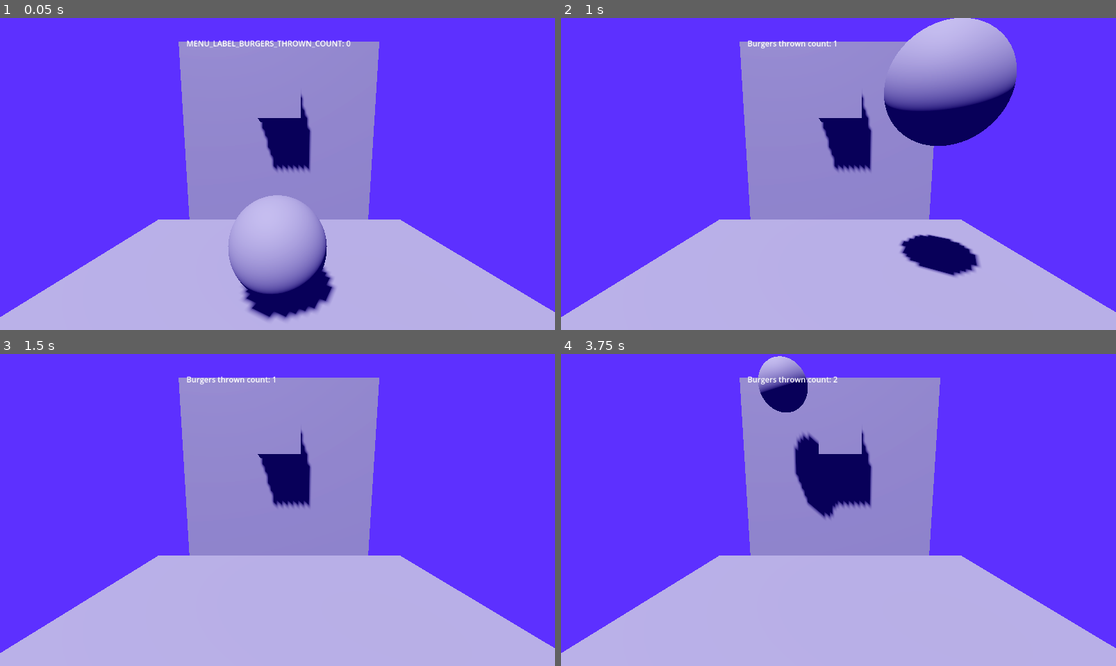
Above: before the commit, frames 1-4 (two rows, left to right).
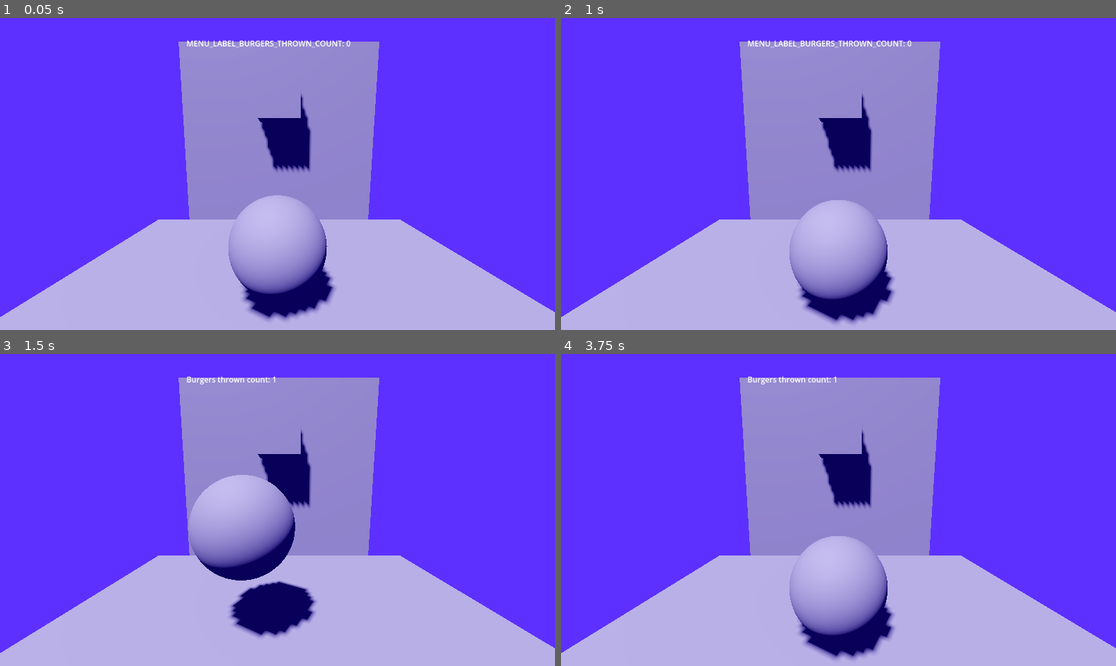
Above: after the commit, the same moments.

Repository: mlm-games/burgers-bang
Game: Godot game, scene res://gameplay.tscn
Same seed, same stepped clock (60 frames per second), same inputs: the game is played once before the commit and once after it.
Inputs (mouse positions are in pixels of both pictures, inside the frame that each line leads up to):
- Up to frame 1 (0.05 s): no input
- Up to frame 2 (1 s): tap Enter at 0.5 s; move the mouse to (960, 158) at 0.52 s; click (960, 158) at 0.67 s
- Up to frame 3 (1.5 s): move the mouse to (166, 525) at 1.27 s; click (166, 525) at 1.42 s
- Up to frame 4 (3.75 s): move the mouse to (894, 441) at 2.02 s; click (894, 441) at 2.17 s; tap Space at 2.75 s; move the mouse to (810, 572) at 2.77 s; click (810, 572) at 2.92 s; move the mouse to (1005, 556) at 3.52 s; click (1005, 556) at 3.67 s

Frame 1 is identical in both runs. In frame 2, 12% of the frame differs, in the area x 33-83%, y 0-98%; in frame 3, 5.7%; in frame 4, 6.3%.

Commit message:
invert angle and it works as intended

Diff:
--- a/gameplay.gd
+++ b/gameplay.gd
@@ -18,6 +18,7 @@
 #var power_applied : float = 0  #Power applied in x direction
 
 var swipe_direction: float = 0
+var reference_ray : Dictionary
 
 @onready var viewport := get_viewport()
 @onready var mouse_position : Vector3
@@ -28,33 +29,28 @@
 
 
 func _input(event: InputEvent) -> void:
-	get_viewport().get_mouse_position()
 	if current_burger == null:
+		charging_throw = false
 		return
 
 	if event is InputEventMouseButton:
-		if event.is_pressed():
-			print("Recognised")
-			charging_throw = true
-			#initial_swipe_pos = mouse_position
-		else:
-			charging_throw = false
-			throw_burger()
-			if %BurgerRespawnTimer.is_stopped(): %BurgerRespawnTimer.start()
+		if event.button_index == MOUSE_BUTTON_LEFT:
+			if event.is_pressed():
+				reference_ray = shoot_ray(event)
+				print("Recognised")
+				charging_throw = true
+				#initial_swipe_pos = mouse_position
 
 
-			#Extra info: https://stackoverflow.com/questions/76893256/how-to-get-the-3d-mouse-pos-in-godot-4-1
 	if event is InputEventMouseMotion and charging_throw:
-		pass
+		await get_tree().create_timer(0.1).timeout
+		if charging_throw and shoot_ray(event).position != reference_ray.position and current_burger != null:
+			throw_burger()
+
 		#current_burger.global_position.x = get_viewport().get_global_mouse_position().x
 		#current_burger.global_position.y = get_viewport().get_mouse_position().y ##These are local coords
-		#var dir_ray : Dictionary = get_world_3d().direct_space_state.intersect_ray(PhysicsRayQueryParameters3D.create(camera.project_ray_origin(event.position),\
-			 #camera.project_ray_origin(event.position) + (camera.project_ray_normal(event.position) * camera.far)))
-		#if !dir_ray:
-			#mouse_position = camera.project_ray_origin(event.position) + (camera.project_ray_normal(event.position) * camera.far)
-		#else:
-			#mouse_position = dir_ray["position"]
-		##swipe_direction = Vector2.UP.direction_to(Vector2(mouse_position.x, mouse_position.y))
+
+		#swipe_direction = Vector2.UP.direction_to(Vector2(mouse_position.x, mouse_position.y))
 		#print((Vector2.UP.direction_to(Vector2(mouse_position.x, mouse_position.y))))
 			#current_burger.look_at((dir_ray.position - current_burger.global_transform.origin).normalized(), Vector3.UP)
 
@@ -66,7 +62,7 @@
 
 	var direction = (mouse_pos - Vector2i(screen_center))
 
-	var angle = atan2(direction.x, -direction.y)  # Negative y because forward is -z in godot
+	var angle = atan2(direction.x, direction.y)
 
 	#if angle > -PI/2 and angle < PI/2: angle += 3*PI/2
 	current_burger.rotation.y = angle
@@ -81,14 +77,26 @@
 
 	burger_thrown = true
 
+	if %BurgerRespawnTimer.is_stopped(): %BurgerRespawnTimer.start()
+
+	charging_throw = false
 
 	#%BurgerRespawnTimer.start(); await %BurgerRespawnTimer.timeout
 
+##Extra info: https://stackoverflow.com/questions/76893256/how-to-get-the-3d-mouse-pos-in-godot-4-1 or the yt vid
+func shoot_ray(event: InputEvent):
+	var dir_ray : Dictionary = get_world_3d().direct_space_state.intersect_ray(PhysicsRayQueryParameters3D.create(camera.project_ray_origin(event.position),\
+			 camera.project_ray_origin(event.position) + (camera.project_ray_normal(event.position) * camera.far)))
+	if !dir_ray:
+		mouse_position = camera.project_ray_origin(event.position) + (camera.project_ray_normal(event.position) * camera.far)
+		return {"position": mouse_position}
+	else:
+		return dir_ray
 
-func _process(delta: float) -> void:
-	if charging_throw:
+#func _process(delta: float) -> void:
+	#if charging_throw:
 		#throw_power = throw_power * ((delta + 100)/2)
-		current_burger.gravity_scale = -0.1
+		#current_burger.gravity_scale = -0.1
 	#else:
 		#throw_power = 1 #TODO: add it on new burger spawn
 		#current_burger.gravity_scale = 0.6
--- a/project.godot
+++ b/project.godot
@@ -26,3 +26,7 @@
 [global_group]
 
 Burgers=""
+
+[physics]
+
+3d/physics_engine="Jolt Physics"
--- /dev/null
+++ b/trajectory_line.gd
@@ -0,0 +1 @@
+extends Node
Not shown, added: trajectory_line.gd.uid
